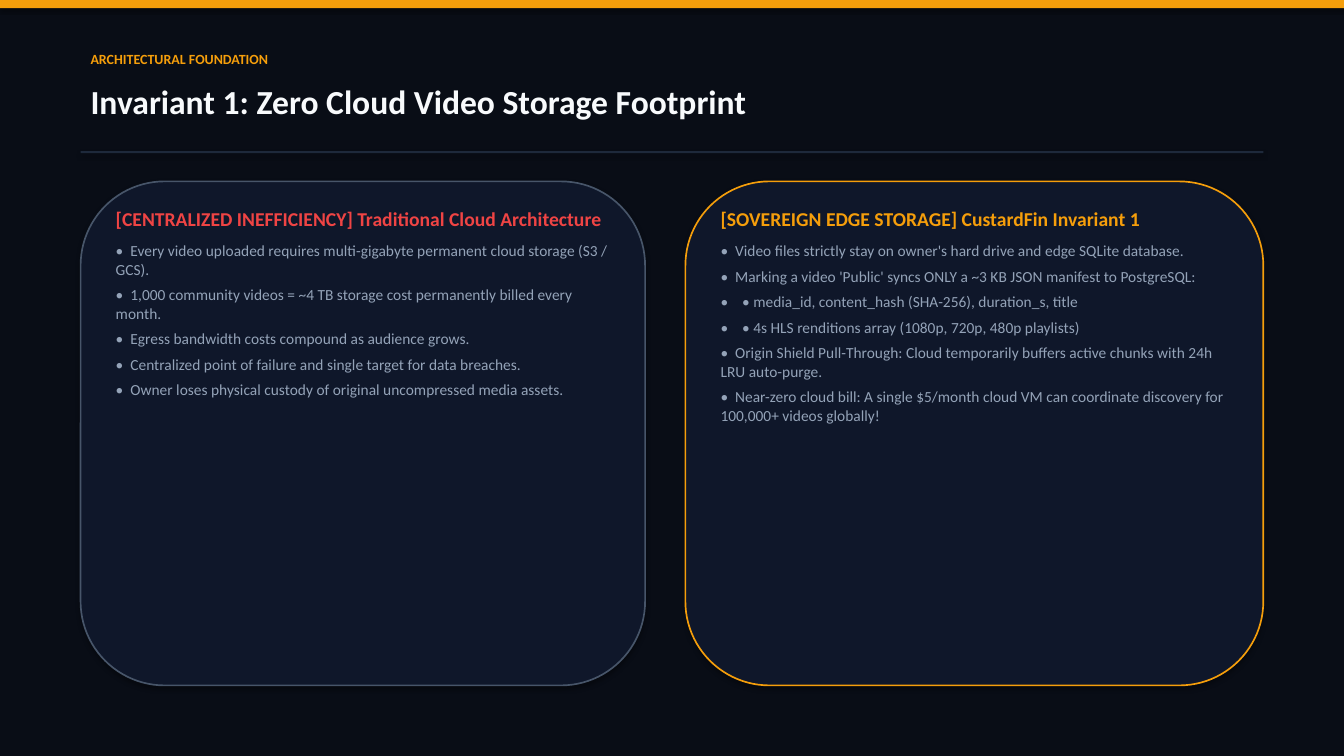
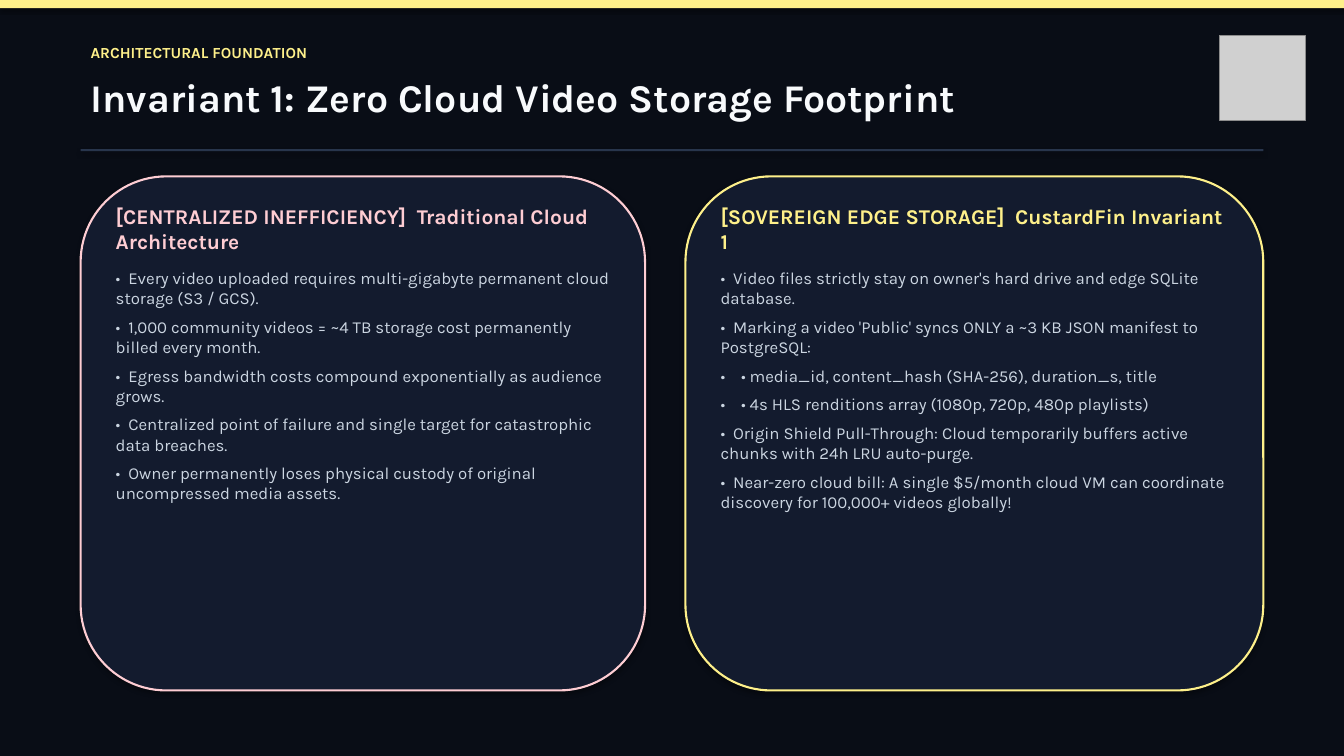
Before and after one commit to Anosh26/Custard-Fin, a slide deck: slide 3 of docs/presentation/CustardFin_Presentation.pptx. Drawn at 1344x756 pixels with LibreOffice and Linux fonts; fonts in the diff are those of the drawing; grey boxes stand for pictures. Boxes give left, top, right and bottom in pixels: in the first picture for what was removed or moved away, otherwise in the second. Text is boxed around its words. In the diff, an @@ line names an element or a change of style, - is before the commit and + after.

```diff
--- a/docs/presentation/CustardFin_Presentation.pptx
+++ b/docs/presentation/CustardFin_Presentation.pptx
@@ rectangle at (0,0,1344,8): fill #F59E0B to #FEF08A @@
@@ text "ARCHITECTURAL FOUNDATION": place and size @@
-text "ARCHITECTURAL FOUNDATION" at (91,55,268,64)
+text "ARCHITECTURAL FOUNDATION" at (91,48,307,58)
@@ text "ARCHITECTURAL FOUNDATION" at (91,48,307,58): size 10 to 11 pt, font Calibri to Karla, text colour #F59E0B to #FEF08A @@
@@ picture added at (1220,35,1306,121) @@
@@ text "Invariant 1: Zero Cloud Video ..." at (91,84,955,122): size 24 to 28 pt, font Calibri to Karla @@
@@ rectangle at (81,149,1263,151): fill #1E293B to #28354C @@
@@ rounded rectangle: place and size @@
-rounded rectangle at (81,181,645,686)
+rounded rectangle at (81,176,645,691)
@@ rounded rectangle at (81,176,645,691): fill #0F172A to #131B2E; outline #475569 1.2 pt to #FECDD3 1.5 pt @@
@@ rounded rectangle: place and size @@
-rounded rectangle at (686,181,1263,686)
+rounded rectangle at (686,176,1263,691)
@@ rounded rectangle at (686,176,1263,691): fill #0F172A to #131B2E; outline #F59E0B 1.2 pt to #FEF08A 1.5 pt @@
@@ text at (116,207,610,357): size 14 to 15 pt, text colour #EF4444 to #FECDD3 in "[CENTRALIZED INEFFICIENCY] Traditional Cloud Architecture"; font Calibri to Karla in "[CENTRALIZED INEFFICIENCY] Traditional Cloud Architecture", "• Every video uploaded requires multi-gigabyte permanent ...", "• 1,000 community videos = ~4 TB ..."; size 11 to 12 pt, text colour #94A3B8 to #CBD5E1 in "• Every video uploaded requires multi-gigabyte permanent ...", "• 1,000 community videos = ~4 TB ..."; more space between paragraphs @@
@@ text "[SOVEREIGN EDGE STORAGE] CustardFin Invariant ..." at (721,207,1224,512): size 14 to 15 pt, text colour #F59E0B to #FEF08A in "[SOVEREIGN EDGE STORAGE] CustardFin Invariant 1"; font Calibri to Karla, size 11 to 12 pt, text colour #94A3B8 to #CBD5E1; more space between paragraphs @@
@@ text at (116,370,601,503): text changed; size 11 to 12 pt; font Calibri to Karla; text colour #94A3B8 to #CBD5E1 @@
-• Egress bandwidth costs compound as audience grows.
-• Centralized point of failure and single target for data breaches.
-• Owner loses physical custody of original uncompressed media assets.
+• Egress bandwidth costs compound exponentially as audience grows.
+• Centralized point of failure and single target for catastrophic data breaches.
+• Owner permanently loses physical custody of original uncompressed media assets.
```
Also in this commit, not shown: 11 other slides changed, 9 other files.
